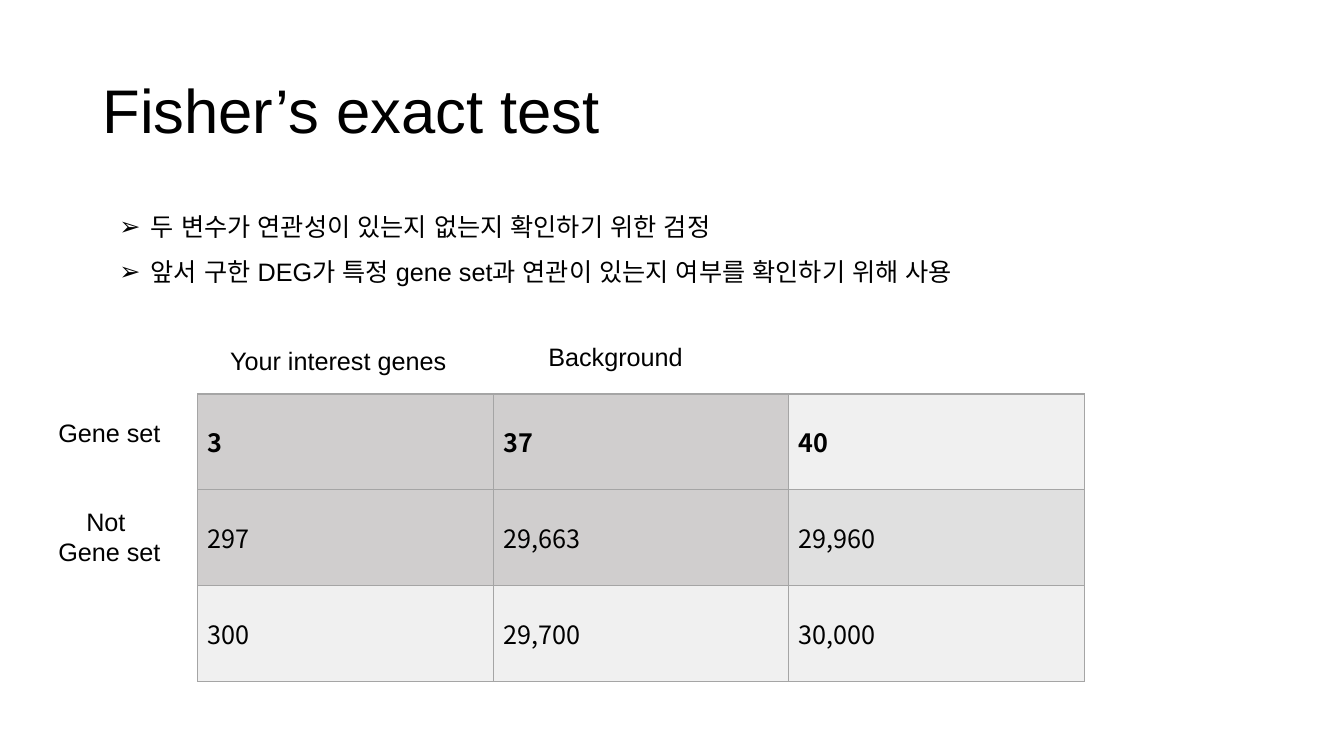
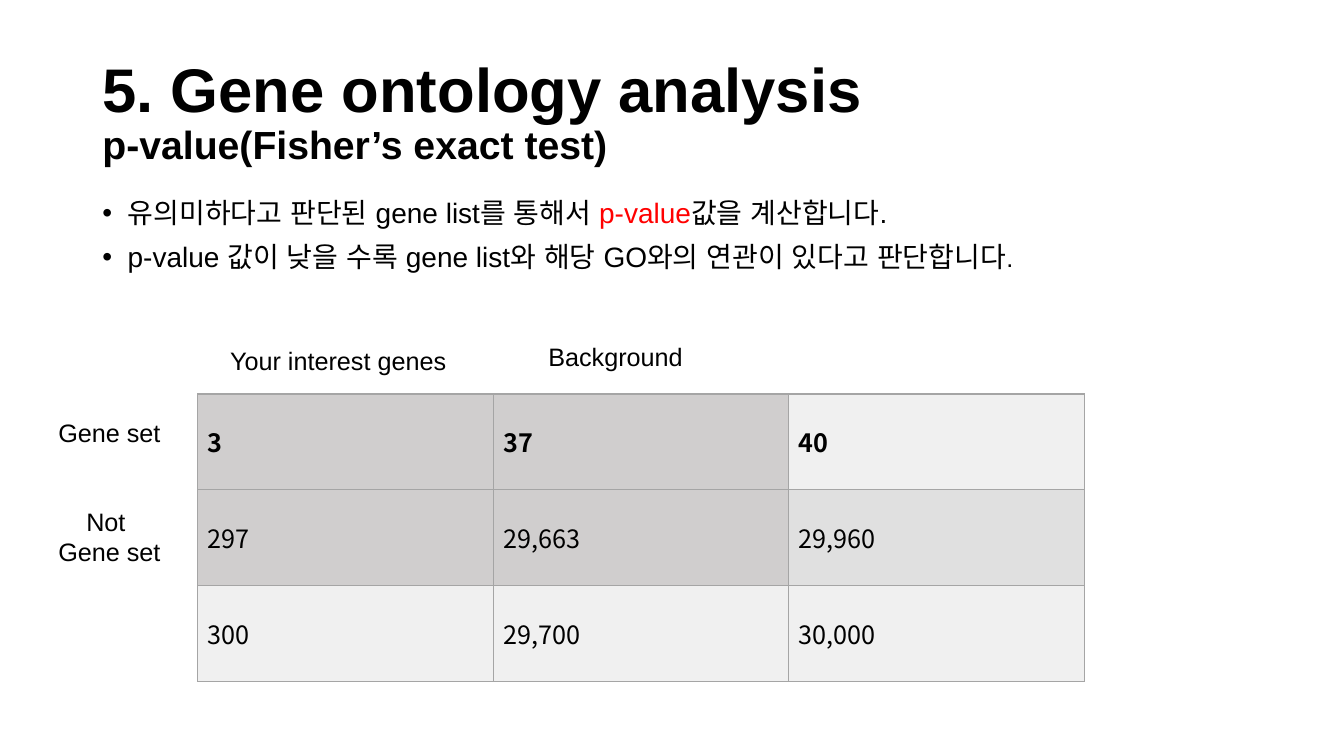
Before and after one commit to Khreat0205/Education_BulkRNAseq, a slide deck: slide 7 of Presentation/5. Gene Ontology analysis.pptx (slide 5 before the commit). Drawn at 1344x756 pixels with LibreOffice and Linux fonts; fonts in the diff are those of the drawing. Boxes give left, top, right and bottom in pixels: in the first picture for what was removed or moved away, otherwise in the second. Text is boxed around its words. In the diff, an @@ line names an element or a change of style, - is before the commit and + after.

```diff
--- a/Presentation/5. Gene Ontology analysis.pptx
+++ b/Presentation/5. Gene Ontology analysis.pptx
@@ title at <box>102,67,862,167</box>: text changed; size 44 to 28 pt; bold on @@
-Fisher’s exact test
+5. Gene ontology analysis
+p-value(Fisher’s exact test)
@@ text added at <box>128,199,1006,273</box>, 20 pt, text #000000 @@
+• 유의미하다고 판단된 gene list를 통해서 p-value값을 계산합니다.
+• p-value 값이 낮을 수록 gene list와 해당 GO와의 연관이 있다고 판단합니다.
@@ text removed at <box>151,215,952,287</box> @@
-➢ 두 변수가 연관성이 있는지 없는지 확인하기 위한 검정
-➢ 앞서 구한 DEG가 특정 gene set과 연관이 있는지 여부를 확인하기 위해 사용
```
Also in this commit, not shown: 7 other slides changed, 5 slides added, 3 slides removed.
